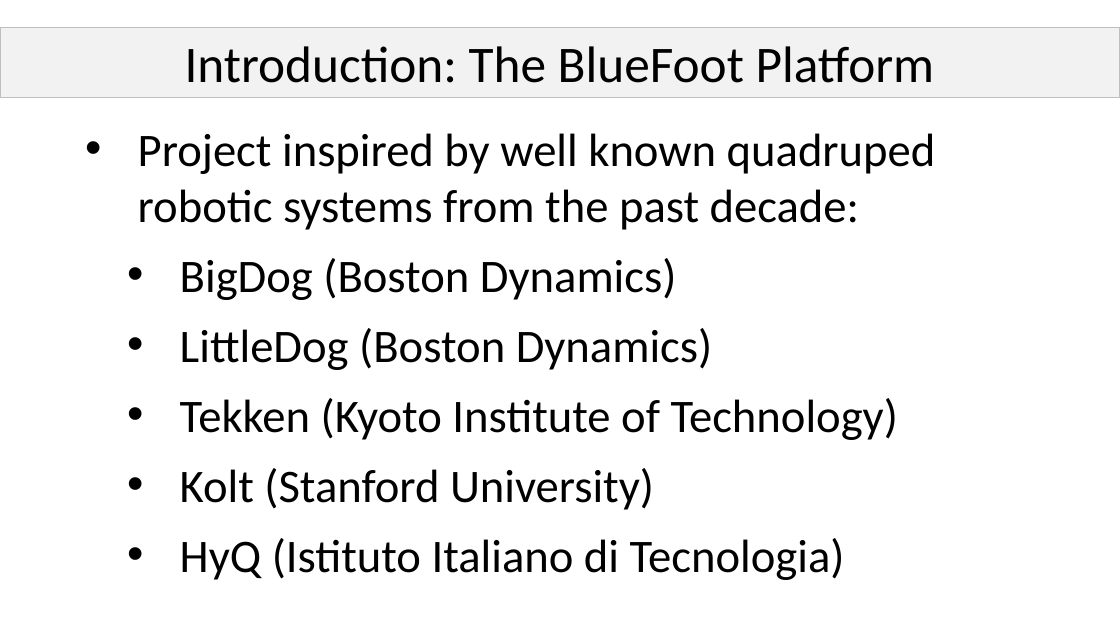
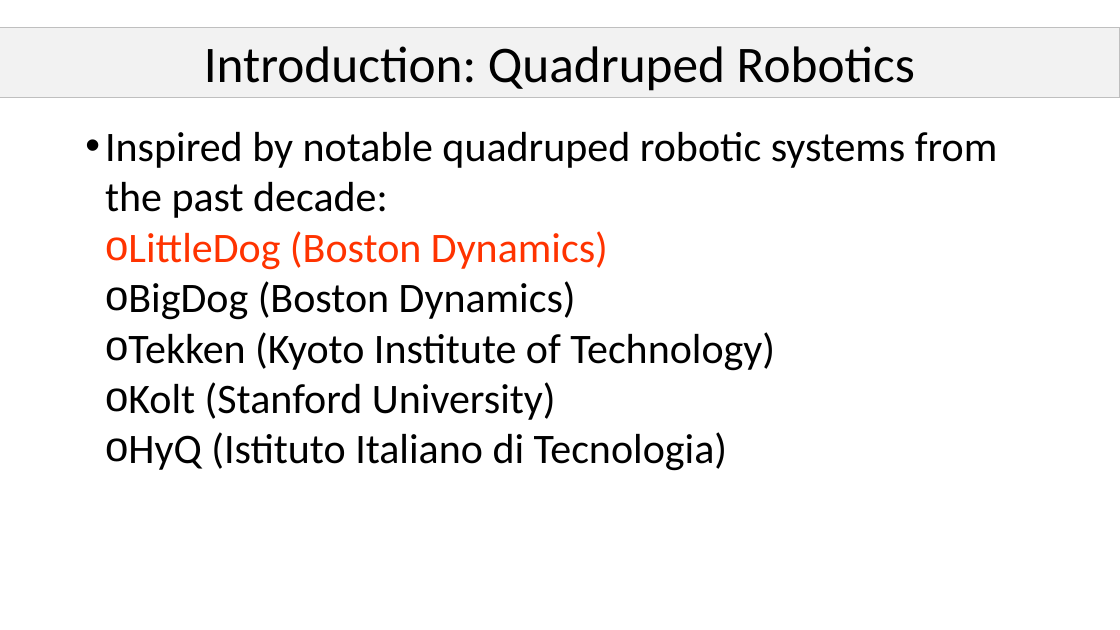
Before and after one commit to bcairl01/Masters-Thesis, a slide deck: slide 4 of presentation/main.pptx. Drawn at 1120x630 pixels with LibreOffice and Linux fonts; fonts in the diff are those of the drawing. Boxes give left, top, right and bottom in pixels: in the first picture for what was removed or moved away, otherwise in the second. Text is boxed around its words. In the diff, an @@ line names an element or a change of style, - is before the commit and + after.

```diff
--- a/presentation/main.pptx
+++ b/presentation/main.pptx
@@ text in rectangle at (204,46,915,91): text changed @@
-Introduction: The BlueFoot Platform
+Introduction: Quadruped Robotics
@@ text at (105,132,997,270): text changed; size 40 to 36 pt @@
-• Project inspired by well known quadruped robotic systems from the past decade:
+• Inspired by notable quadruped robotic systems from the past decade:
+  o LittleDog (Boston Dynamics)
@@ text at (128,281,775,471): size 40 to 36 pt in "BigDog (Boston Dynamics)", "Tekken (Kyoto Institute of Technology)", "Kolt (Stanford University)", "HyQ (Istituto Italiano di Tecnologia)"; bullet • to o; less space between paragraphs @@
@@ text at (180,328,712,370): paragraph removed @@
-  • LittleDog (Boston Dynamics)
```
Also in this commit, not shown: 3 other slides changed, 4 slides added, 12 other files.
